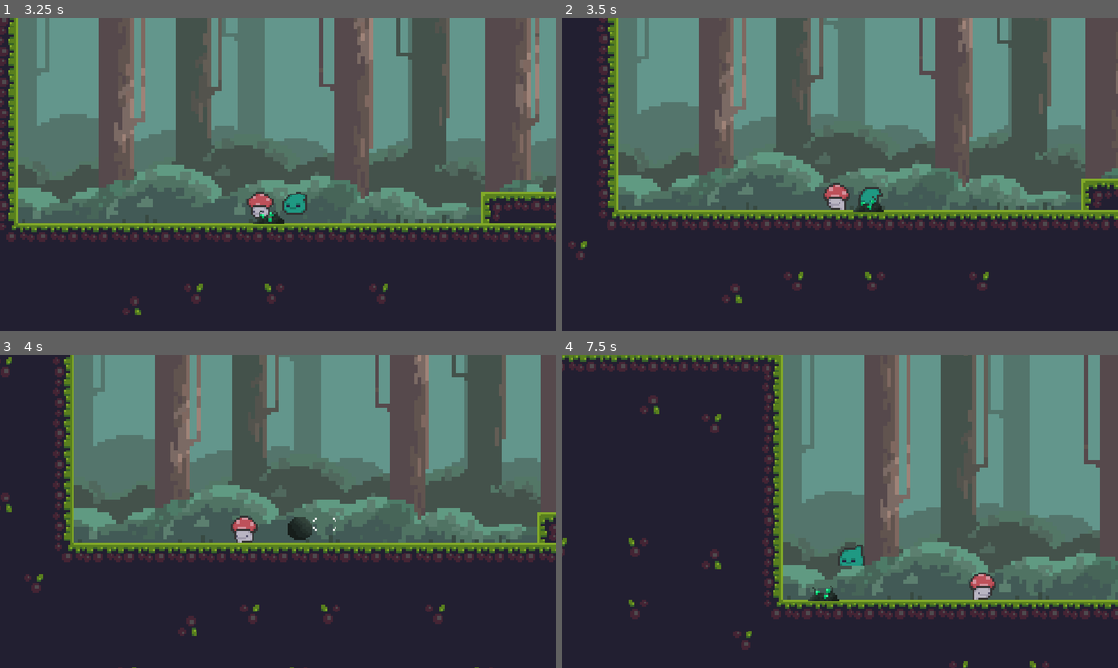
Above: before the commit, frames 1-4 (two rows, left to right).
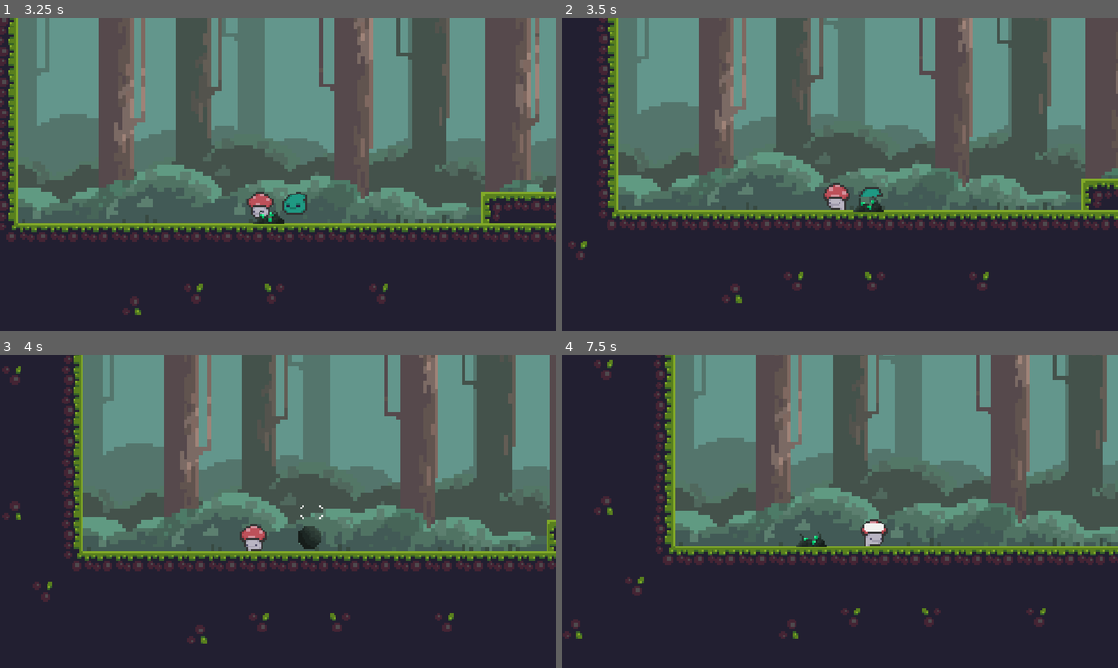
Above: after the commit, the same moments.

Repository: whatEclipse/REsurgence-THrow
Game: Godot game, scene res://scenes/menus/main_menu.tscn
Two runs of this game, one before a commit and one after it. Both use one fixed random seed, a clock stepped at 60 frames per second and the inputs below.
Inputs (mouse positions are in pixels of both pictures, inside the frame that each line leads up to):
- Up to frame 1 (3.25 s): click "Play" at 0.5 s; tap Enter (ui_accept) at 1.25, 1.52, 2.27 s; move the mouse to (400, 158) at 1.27 s; hold D (right) 1.28-2.78 s; tap Alt at 1.35, 2.85 s; click (400, 158) at 1.42 s; move the mouse to (166, 190) at 2.02 s; tap Shift at 2.1 s; move the mouse to (333, 105) at 2.77 s; hold A (left) from 2.78 s (still down)
- Up to frame 2 (3.5 s): keep holding A (left)
- Up to frame 3 (4 s): move the mouse to (250, 574) at 3.52 s; release A (left) at 3.53 s; hold D (right) from 3.53 s (still down); tap Shift at 3.6 s; click (250, 574) at 3.67 s; tap Enter (ui_accept) at 3.77 s
- Up to frame 4 (7.5 s): move the mouse to (1006, 558) at 4.27 s; tap Alt at 4.35, 5.85, 7.35 s; tap Enter (ui_accept) at 4.52, 5.27, 6.77 s; move the mouse to (673, 464) at 5.02 s; release D (right) at 5.03 s; hold A (left) 5.03-5.78 s; tap Shift at 5.1, 6.6 s; move the mouse to (867, 511) at 5.77 s; hold D (right) 5.78-6.53 s; click (867, 511) at 5.92 s; move the mouse to (756, 433) at 6.52 s; hold A (left) from 6.53 s (still down); move the mouse to (962, 495) at 7.27 s

Frame 1 is identical in both runs. In frame 2, less than 0.1% of the frame differs, in the area x 53-57%, y 57-60%; in frame 3, 29%; in frame 4, 54%, in the area x 0-100%, y 0-100%.

Commit message:
move folder and fix animation speed

Diff:
--- a/scenes/entities/player.tscn
+++ b/scenes/entities/player.tscn
@@ -172,7 +172,7 @@
 }],
 "loop": 0,
 "name": &"Death",
-"speed": 8.0
+"speed": 12.0
 }, {
 "frames": [{
 "duration": 1.0,
@@ -300,8 +300,10 @@
 [node name="AnimatedSprite2D" type="AnimatedSprite2D" parent="." unique_id=1851740296]
 position = Vector2(0, -8)
 sprite_frames = SubResource("SpriteFrames_8ksrx")
-animation = &"Hit"
+animation = &"Death"
 autoplay = "Idle"
+frame = 5
+frame_progress = 1.0
 
 [node name="Hitbox" type="Area2D" parent="." unique_id=2103579018]
 collision_layer = 2
--- a/scenes/entities/spawn_point.tscn
+++ b/scenes/entities/spawn_point.tscn
@@ -1,9 +1,9 @@
 [gd_scene format=3 uid="uid://dr08pijwig0ao"]
 
 [ext_resource type="Script" uid="uid://byqnbvnxrbkta" path="res://scripts/entities/spawn_point.gd" id="1_c3ytd"]
-[ext_resource type="Texture2D" uid="uid://b2gnkyajo41yx" path="res://assets/collectibles/spawnpoint ball.png" id="2_ml0ts"]
-[ext_resource type="Texture2D" uid="uid://cgxp5nx46wy3r" path="res://assets/collectibles/spawnpoint ball opening.png" id="3_8gw6y"]
-[ext_resource type="Texture2D" uid="uid://dnemp4uwqxg5d" path="res://assets/collectibles/spawnpointnoroots.png" id="4_3aqr1"]
+[ext_resource type="Texture2D" uid="uid://b2gnkyajo41yx" path="res://assets/mechanics/spawnpoint ball.png" id="2_ml0ts"]
+[ext_resource type="Texture2D" uid="uid://cgxp5nx46wy3r" path="res://assets/mechanics/spawnpoint ball opening.png" id="3_8gw6y"]
+[ext_resource type="Texture2D" uid="uid://dnemp4uwqxg5d" path="res://assets/mechanics/spawnpointnoroots.png" id="4_3aqr1"]
 
 [sub_resource type="PhysicsMaterial" id="PhysicsMaterial_c3ytd"]
 
Renamed: assets/collectibles/spawnpoint ball opening.png -> assets/mechanics/spawnpoint ball opening.png
Not shown, changed: assets/mechanics/spawnpoint ball opening.png.import
Renamed: assets/collectibles/spawnpoint ball.png -> assets/mechanics/spawnpoint ball.png
Not shown, changed: assets/mechanics/spawnpoint ball.png.import
Renamed: assets/collectibles/spawnpoint.png -> assets/mechanics/spawnpoint.png
Not shown, changed: assets/mechanics/spawnpoint.png.import
Renamed: assets/collectibles/spawnpointnoroots.png -> assets/mechanics/spawnpointnoroots.png
Not shown, changed: assets/mechanics/spawnpointnoroots.png.import
